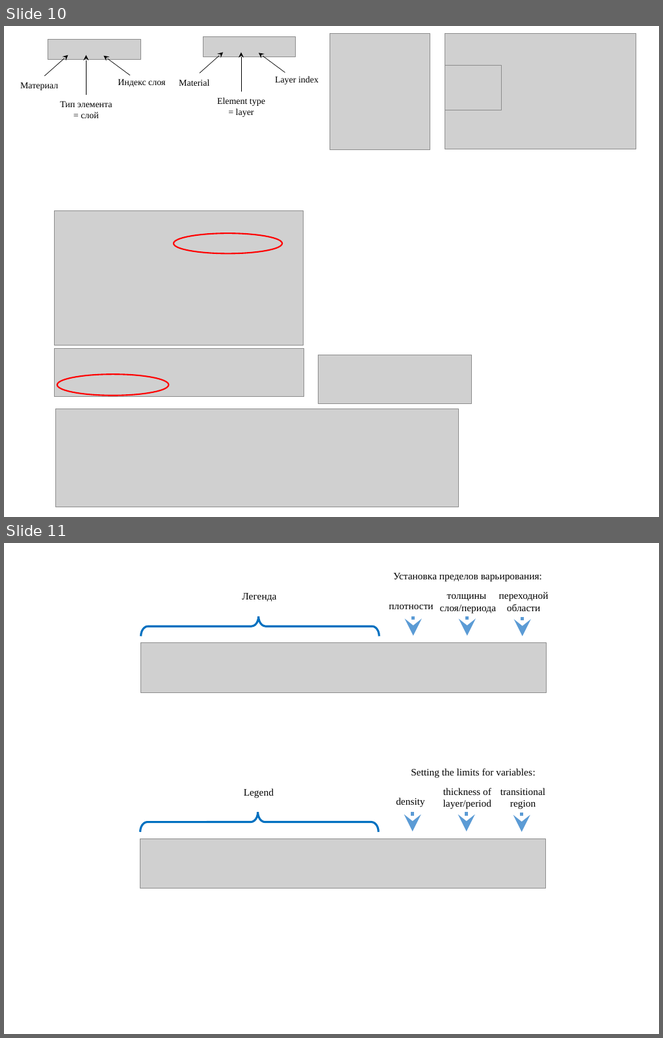
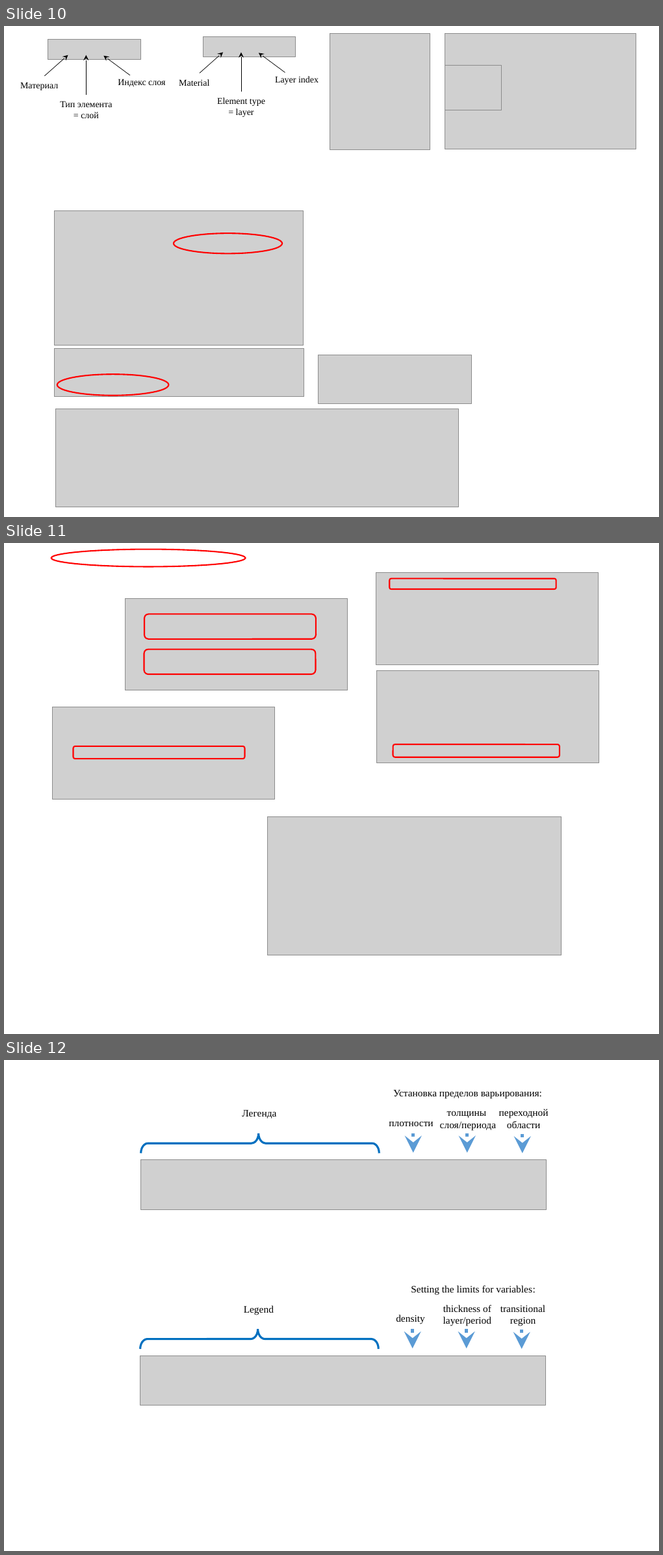
Before and after one commit to svech/Multifitting, a slide deck: manual/Pictures 2.0/Pictures 2.0.pptx. Shown one above the other, each under a label of ours: slides 10 and 11 before the commit, slides 10, 11 and 12 after it. The pictures are 663x1038 and 663x1555 pixels, drawn with LibreOffice and Linux fonts; fonts in the diff are those of the drawing; grey boxes stand for pictures. Boxes give left, top, right and bottom in pixels: in the first picture for what was removed or moved away, otherwise in the second. Text is boxed around its words. In the diff, an @@ line names an element or a change of style, - is before the commit and + after.

```diff
--- a/manual/Pictures 2.0/Pictures 2.0.pptx
+++ b/manual/Pictures 2.0/Pictures 2.0.pptx
@@ slide 11 added at (4,543,659,1034), background #FFFFFF @@
@@ ellipse added at (51,549,245,567), outline #FF0000 1.5 pt @@
@@ picture added at (376,572,599,665) @@
@@ rounded rectangle added at (390,578,556,589), outline #FF0000 1.5 pt @@
@@ picture added at (125,598,348,691) @@
@@ rounded rectangle added at (144,615,316,639), outline #FF0000 1.5 pt @@
@@ rounded rectangle added at (144,649,316,674), outline #FF0000 1.5 pt @@
@@ picture added at (377,671,599,763) @@
@@ picture added at (53,707,275,800) @@
@@ rounded rectangle added at (74,746,245,759), outline #FF0000 1.5 pt @@
@@ rounded rectangle added at (393,745,560,758), outline #FF0000 1.5 pt @@
@@ picture added at (267,817,562,955) @@
@@ what was slide 11 is now slide 12 @@
```
Also in this commit, not shown: 1 other file.
